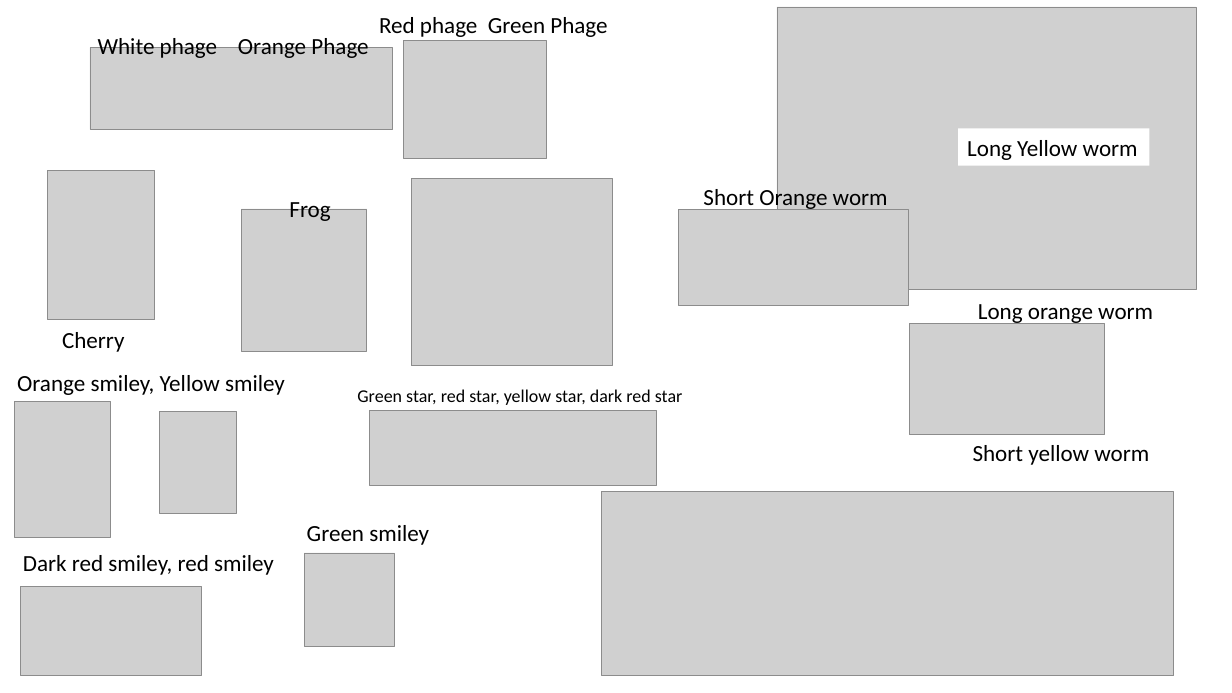
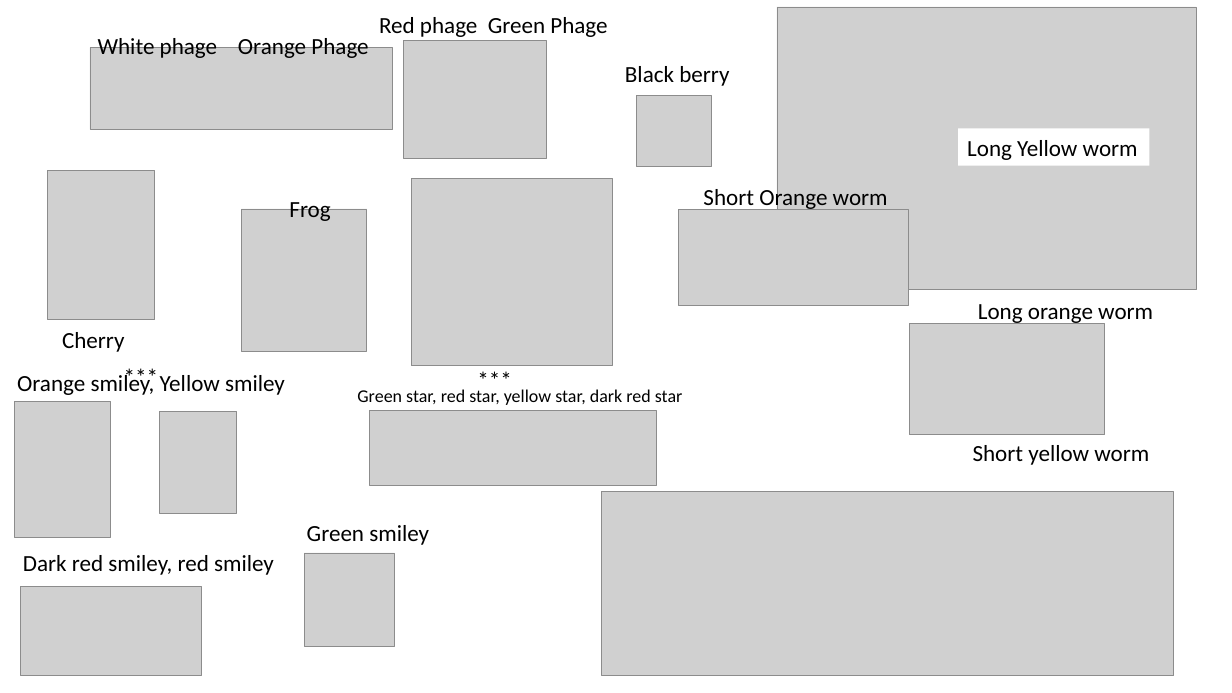
Before and after one commit to chase-lab/biodiversity_informatics, a slide deck: slide 3 of week_1/lab.pptx. Drawn at 1232x693 pixels with LibreOffice and Linux fonts; fonts in the diff are those of the drawing; grey boxes stand for pictures. Boxes give left, top, right and bottom in pixels: in the first picture for what was removed or moved away, otherwise in the second. Text is boxed around its words. In the diff, an @@ line names an element or a change of style, - is before the commit and + after.

```diff
--- a/week_1/lab.pptx
+++ b/week_1/lab.pptx
@@ text added at box(625, 66, 729, 86), 18 pt, text #000000 @@
+Black berry
@@ picture added at box(637, 96, 712, 167) @@
@@ text added at box(115, 359, 168, 396), 18 pt, text #000000 @@
+***
@@ text added at box(469, 360, 522, 397), 18 pt, text #000000 @@
+***
```
